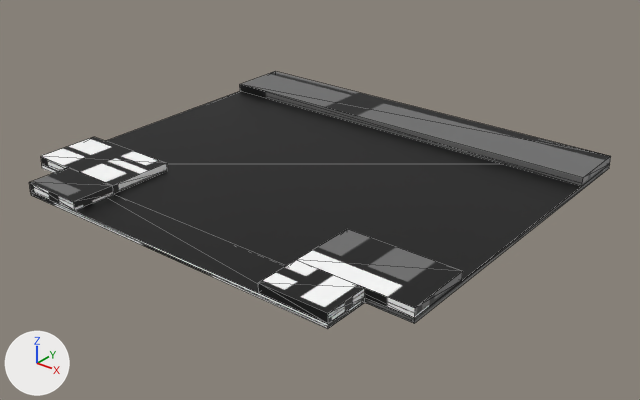
One commit to the glTF model assets/models/roads/tcrossroad/tcrossroad.gltf: the scene before it, then after it.
The view is the same before and after, from a camera (50 mm lens) standing at (22.8, -28.9, 16.3) and looking at (0.7, -1.2, -0.9). Arrows for +X, +Y and +Z are at lower left; the lights stay in place. Mesh edges are drawn as thin lines. Where no turn or scale is listed for an object, it has been applied to the vertices. Vertices at the same position are counted once.
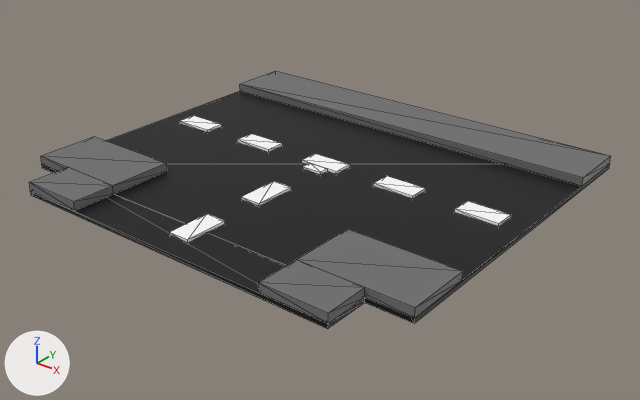
The newer file is also turned or shifted as a whole; pictures and numbers use the older file's frame.

Changed parts and their boxes (x1, y1, x2, y2) in the pictures (640 x 400 px; the box of a moved part takes in the faces that stretch with it):
part 1 of me_cube_006, added
    after: (373, 176, 426, 198)
part 2 of me_cube_006, added
    after: (179, 116, 222, 132)
part 3 of me_cube_006, added
    after: (237, 134, 283, 152)
part 4 of me_cube_006, added
    after: (454, 201, 511, 226)
part 5 of me_cube_006, added
    after: (302, 154, 350, 174)
part 6 of me_cube_006, added
    after: (170, 214, 225, 242)
part 7 of me_cube_006, added
    after: (303, 163, 328, 174)
part 8 of me_cube_006, added
    after: (241, 181, 291, 206)
part 9 of me_cube_006, moved or reshaped
    both: (29, 91, 607, 318)
part 10 of me_cube_006, surface changed
    both: (29, 71, 611, 329)

What the commit changed:
me_cube_006 is used by ob_cube_007; location (0.0, 6.5, 0.45).
me_cube_006 had 47 vertices, 74 faces and spanned x -10.0..10.0, y -16.5..1.5, z -0.4..0.2.
me_cube_006 now has 116 vertices, 180 faces and spans x -10.0..10.0, y -16.5..1.5, z -0.4..0.2.
me_cube_006 part 1: a new loose piece, a box spanning x 3.0..5.0, y -7.0..-6.0, z -0.3..-0.1, in mat_material (picture img_tcrossroad).
me_cube_006 part 2: a new loose piece, a box spanning x -9.0..-7.0, y -7.0..-6.0, z -0.3..-0.1, in mat_material (picture img_tcrossroad).
me_cube_006 part 3: a new loose piece, a box spanning x -5.0..-3.0, y -7.0..-6.0, z -0.3..-0.1, in mat_material (picture img_tcrossroad).
me_cube_006 part 4: a new loose piece, a box spanning x 7.0..9.0, y -7.0..-6.0, z -0.3..-0.1, in mat_material (picture img_tcrossroad).
me_cube_006 part 5: a new loose piece, a box spanning x -1.0..1.0, y -7.0..-6.0, z -0.3..-0.1, in mat_material (picture img_tcrossroad).
me_cube_006 part 6: a new loose piece, a box spanning x -0.5..0.5, y -15.5..-13.5, z -0.3..-0.1, in mat_material (picture img_tcrossroad).
me_cube_006 part 7: a new loose piece, a box spanning x -0.5..0.5, y -7.5..-7.0, z -0.3..-0.1, in mat_material (picture img_tcrossroad).
me_cube_006 part 8: a new loose piece, a box spanning x -0.5..0.5, y -11.5..-9.5, z -0.3..-0.1, in mat_material (picture img_tcrossroad).
Part 9, on me_cube_006:
2 vertices are removed from x -10.0..10.0, y -14.5, z -0.2.
25 faces are deleted.
2 vertices are added at (10.0, 1.5, -0.2), (-10.0, 1.5, -0.2).
5 new vertices lie (0.0, 2.0, 0.0) away from vertices in x -8.0..5.0, y -16.5, z -0.2..0.2.
35 new faces join them.
me_cube_006 part 10: 49 kept faces spanning x -10.0..10.0, y -16.5..1.5, z -0.4..0.2 get new texture (UV) coordinates.
